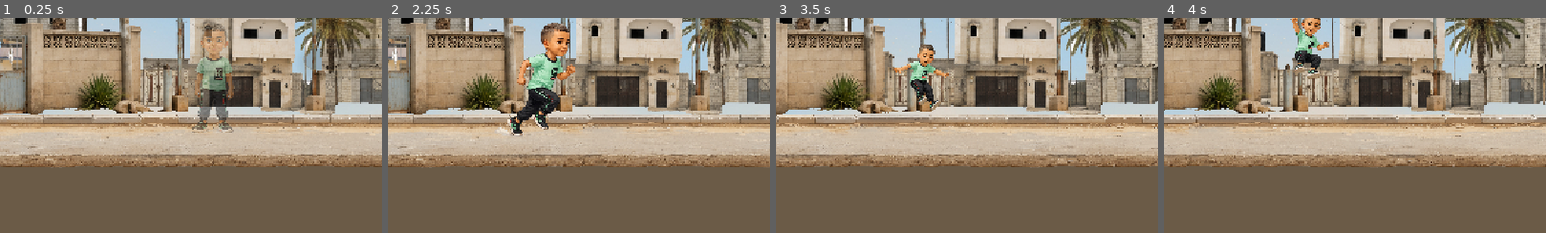
Above: before the commit, frames 1-4 (left to right).
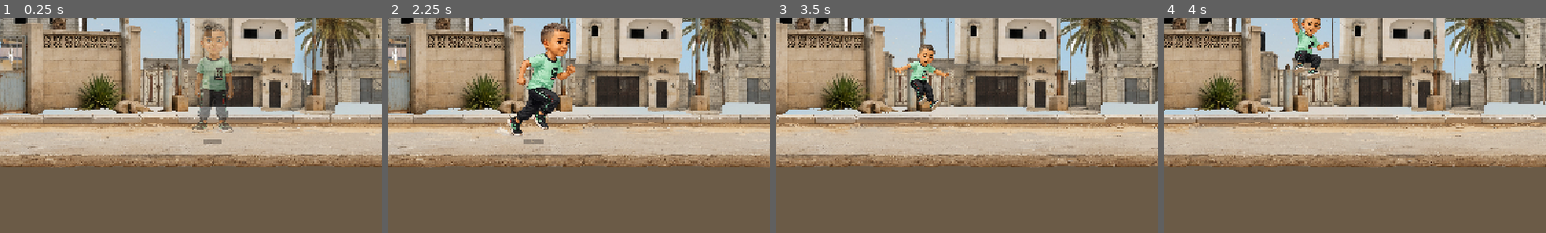
Above: after the commit, the same moments.

Repository: HamzaJwan/Ali-s-Runner
Game: Godot game, scene res://scenes/Main.tscn
The game is run twice, just before and just after one commit, with the same random seed, the same clock (stepped at 60 frames per second) and the same inputs.
Inputs (mouse positions are % of the whole screen's width and height, from its top left):
- Up to frame 1 (0.25 s): no input
- Up to frame 2 (2.25 s): click "ابدأ اللعب" at 0.5 s; click "التالي" at 1.25 s; click "تخطي" at 2 s
- Up to frame 3 (3.5 s): tap Enter (ui_accept) at 2.75 s; move the mouse to (72, 45) at 2.77 s; hold Enter (ui_accept) from 2.78 s (still down); click (72, 45) at 2.92 s
- Up to frame 4 (4 s): move the mouse to (30, 55) at 3.52 s; release Enter (ui_accept) at 3.53 s; tap Enter (ui_accept) at 3.6, 3.77 s; click (30, 55) at 3.67 s
The pictures show only the part of the screen within x 0-50%, y 50-100%; the shares and areas given below are measured in that part.

The runs differ from the first frame. In frame 1, 0.1% of the frame differs, in the area x 53-58%, y 56-59%; in frame 2, 0.1%, in the area x 35-41%, y 56-59%; in frame 3, less than 0.1%; in frame 4, less than 0.1%.

Commit message:
autopilot: v1.2B dust shadow polish

Diff:
--- a/scripts/player.gd
+++ b/scripts/player.gd
@@ -12,6 +12,9 @@
 const MAX_FALL_SPEED := 700.0
 const JUMP_BUFFER_TIME := 0.12
 const LAND_POSE_TIME := 0.10
+const SHADOW_COLOR := Color(0.05, 0.03, 0.02, 0.32)
+const DUST_COLOR := Color(0.82, 0.74, 0.6, 0.5)
+const IMPACT_DUST_COLOR := Color(0.78, 0.7, 0.58, 0.6)
 
 @onready var ali_sprite = $AliSprite
 @onready var placeholder_shape: Polygon2D = $Polygon2D
@@ -21,10 +24,67 @@
 var _was_airborne := false
 var _land_pose_remaining := 0.0
 var _jump_buffer_remaining := 0.0
+var _ground_shadow: Polygon2D
+var _run_dust: CPUParticles2D
+var _impact_dust: CPUParticles2D
 
 
 func _ready() -> void:
 	_set_visual_pose(ALI_VISUAL.IDLE, true)
+	_setup_ground_polish()
+
+
+func _setup_ground_polish() -> void:
+	var feet_y: float = ali_sprite.FEET_Y
+
+	_ground_shadow = Polygon2D.new()
+	_ground_shadow.polygon = PackedVector2Array([
+		Vector2(-14, -3), Vector2(14, -3), Vector2(14, 3), Vector2(-14, 3),
+	])
+	_ground_shadow.color = SHADOW_COLOR
+	_ground_shadow.position = Vector2(0, feet_y)
+	_ground_shadow.z_as_relative = true
+	_ground_shadow.z_index = -5
+	add_child(_ground_shadow)
+
+	_run_dust = CPUParticles2D.new()
+	_run_dust.position = Vector2(0, feet_y)
+	_run_dust.amount = 6
+	_run_dust.lifetime = 0.4
+	_run_dust.one_shot = false
+	_run_dust.emitting = false
+	_run_dust.direction = Vector2(-1, -0.3)
+	_run_dust.spread = 20.0
+	_run_dust.gravity = Vector2(0, 40)
+	_run_dust.initial_velocity_min = 18.0
+	_run_dust.initial_velocity_max = 32.0
+	_run_dust.scale_amount_min = 1.5
+	_run_dust.scale_amount_max = 2.5
+	_run_dust.color = DUST_COLOR
+	add_child(_run_dust)
+
+	_impact_dust = CPUParticles2D.new()
+	_impact_dust.position = Vector2(0, feet_y)
+	_impact_dust.amount = 10
+	_impact_dust.lifetime = 0.45
+	_impact_dust.one_shot = true
+	_impact_dust.emitting = false
+	_impact_dust.direction = Vector2(0, -1)
+	_impact_dust.spread = 60.0
+	_impact_dust.gravity = Vector2(0, 60)
+	_impact_dust.initial_velocity_min = 24.0
+	_impact_dust.initial_velocity_max = 48.0
+	_impact_dust.scale_amount_min = 1.5
+	_impact_dust.scale_amount_max = 3.0
+	_impact_dust.color = IMPACT_DUST_COLOR
+	add_child(_impact_dust)
+
+
+func _play_impact_dust() -> void:
+	if _impact_dust == null:
+		return
+	_impact_dust.restart()
+	_impact_dust.emitting = true
 
 
 func _physics_process(delta: float) -> void:
@@ -38,6 +98,7 @@
 		velocity.y = JUMP_VELOCITY
 		_jump_buffer_remaining = 0.0
 		emit_signal("jumped")
+		_play_impact_dust()
 
 	move_and_slide()
 	_update_visual_pose(delta)
@@ -52,6 +113,7 @@
 		velocity.y = JUMP_VELOCITY
 		_jump_buffer_remaining = 0.0
 		emit_signal("jumped")
+		_play_impact_dust()
 
 
 func reset_player(start_position: Vector2) -> void:
@@ -62,6 +124,8 @@
 	_gameplay_active = false
 	_was_airborne = false
 	_land_pose_remaining = 0.0
+	if _run_dust != null:
+		_run_dust.emitting = false
 	show()
 	_set_visual_pose(ALI_VISUAL.IDLE, true)
 
@@ -77,8 +141,11 @@
 	velocity = Vector2.ZERO
 	_jump_buffer_remaining = 0.0
 	_gameplay_active = false
+	if _run_dust != null:
+		_run_dust.emitting = false
 	show()
 	_set_visual_pose(ALI_VISUAL.HURT)
+	_play_impact_dust()
 	emit_signal("died")
 
 
@@ -89,11 +156,13 @@
 
 func _update_visual_pose(delta: float) -> void:
 	if not _gameplay_active:
+		_run_dust.emitting = false
 		return
 
 	if not is_on_floor():
 		_was_airborne = true
 		_land_pose_remaining = 0.0
+		_run_dust.emitting = false
 		_update_visual(
 			delta,
 			ALI_VISUAL.JUMP if velocity.y < 0.0 else ALI_VISUAL.FALL
@@ -104,10 +173,13 @@
 		_was_airborne = false
 		_land_pose_remaining = LAND_POSE_TIME
 		emit_signal("landed")
+		_play_impact_dust()
 	if _land_pose_remaining > 0.0:
 		_land_pose_remaining = maxf(_land_pose_remaining - delta, 0.0)
+		_run_dust.emitting = false
 		_update_visual(delta, ALI_VISUAL.LAND)
 	else:
+		_run_dust.emitting = true
 		_update_visual(delta, ALI_VISUAL.RUN)
 
 
Not shown, changed: docs/AUTOPILOT_PROGRESS.md
